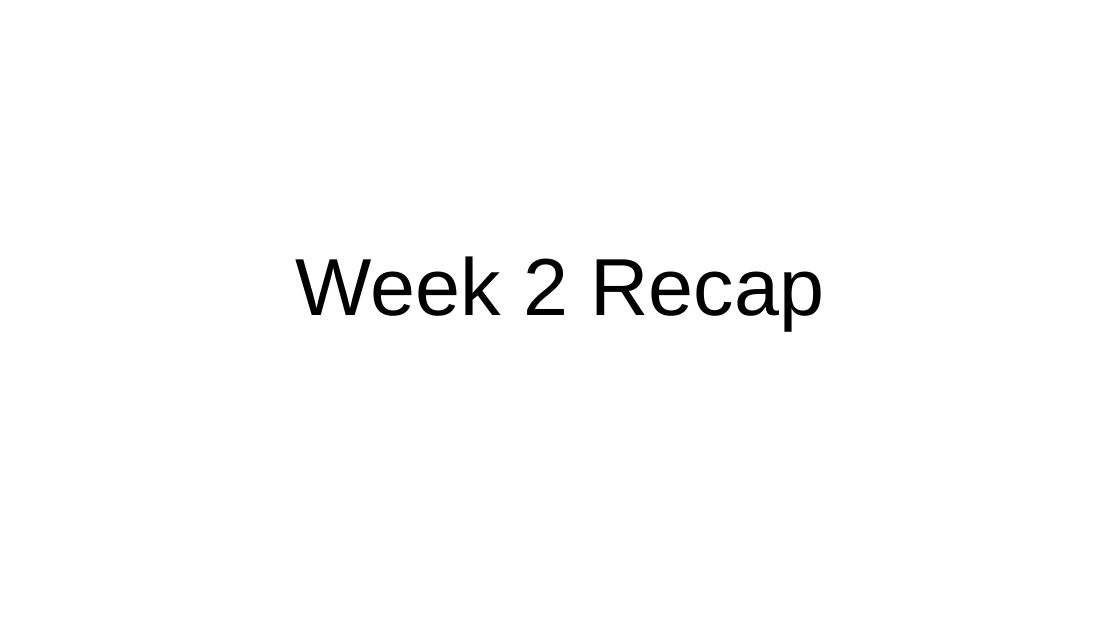
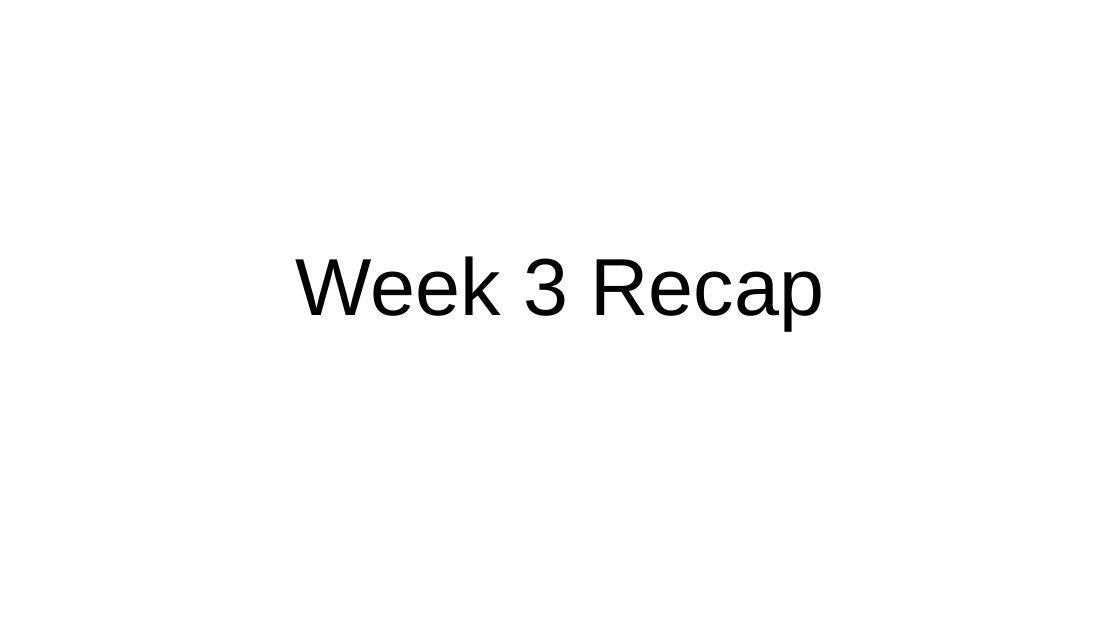
Before and after one commit to raafat-hantoush/IH_RH_DA_FT_AUG_2021, a slide deck: slide 1 of week3/Week_3_Recap.pptx. Drawn at 1120x630 pixels with LibreOffice and Linux fonts; fonts in the diff are those of the drawing. Boxes give left, top, right and bottom in pixels: in the first picture for what was removed or moved away, otherwise in the second. Text is boxed around its words. In the diff, an @@ line names an element or a change of style, - is before the commit and + after.

Commit message:
Week 3 day 5

```diff
--- a/week3/Week_3_Recap.pptx
+++ b/week3/Week_3_Recap.pptx
@@ title at bbox=[296, 256, 825, 329]: text changed @@
-Week 2 Recap
+Week 3 Recap
```
Also in this commit, not shown: 3 other files.
